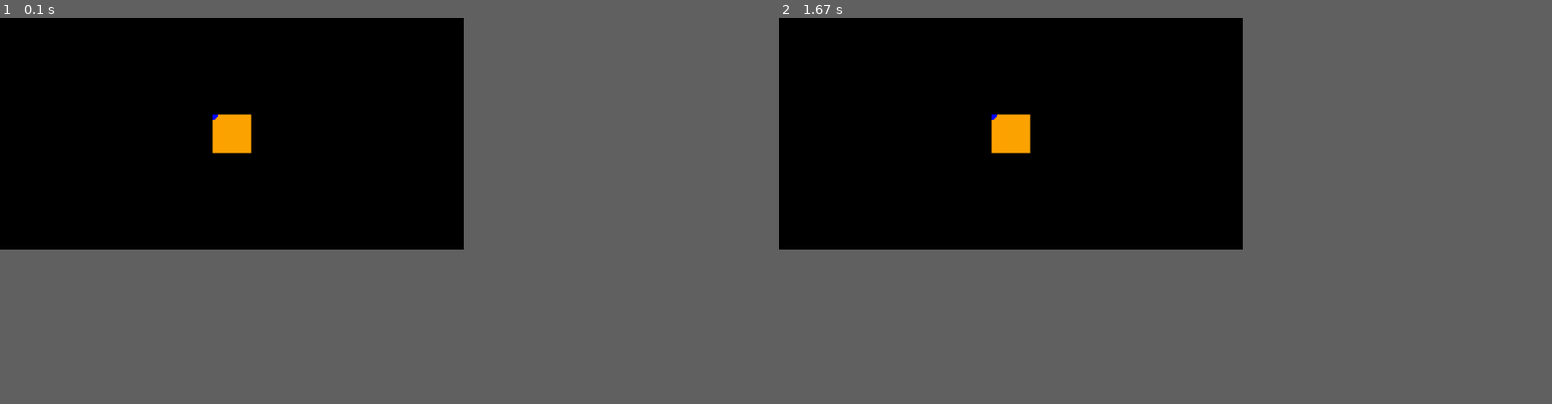
Above: before the commit, frames 1-2 (left to right).
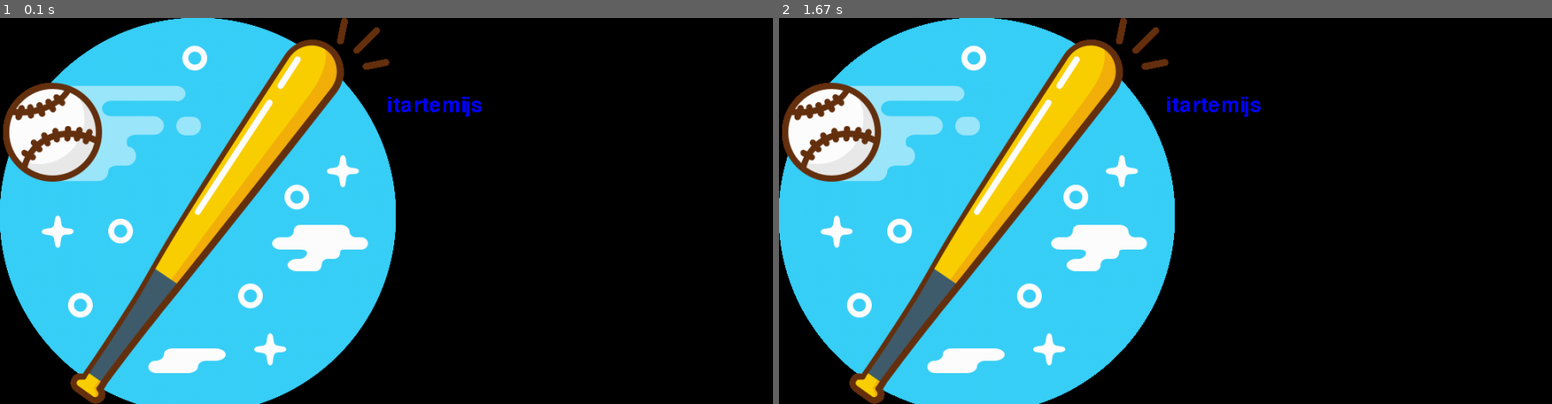
Above: after the commit, the same moments.

Repository: arthmlvs/pygames
Game: pygame game, started from main.py
Two runs of this game, one before a commit and one after it. Both use one fixed random seed, a clock stepped at 60 frames per second and the inputs below.
Inputs:
- Up to frame 1 (0.1 s): no input
- Up to frame 2 (1.67 s): no input
In our replay, the window is 540x270 before the commit and 900x450 after it. These sizes can differ from the game's own. Grey fills any space a smaller window leaves; there, only what the larger window draws over its background counts as a difference.

The runs differ from the first frame. In frame 1, 43% of the frame differs, in the area x 0-63%, y 0-100%; in frame 2, 43%.

Commit message:
put image and text on screen

Diff:
--- a/main.py
+++ b/main.py
@@ -1,7 +1,7 @@
 import pygame
 
 pygame.init()
-screen = pygame.display.set_mode((600, 300))
+screen = pygame.display.set_mode((1000, 500))
 pygame.display.set_caption("pygame artemijs")
 icon = pygame.image.load('images/icon.png')
 pygame.display.set_icon(icon)
@@ -9,10 +9,20 @@
 square = pygame.Surface((50, 50))
 square.fill('Orange')
 
+myfont = pygame.font.Font('fonts/YujiMai-Regular.ttf', 40)
+text_surface = myfont.render('itartemijs', False, 'blue')
+
+player = pygame.image.load('images/icon.png')
+
 running = True
 while running:
 
     screen.blit(square, (600/2-50/2, 300/2-50/2))
+    screen.blit(player, (0, 0))
+    screen.blit(text_surface, (500, 100))
+
+
+
 
     pygame.draw.circle(square, 'blue', (1, 1), 6)
     pygame.display.update()
Not shown, added: fonts/YujiMai-Regular.ttf
